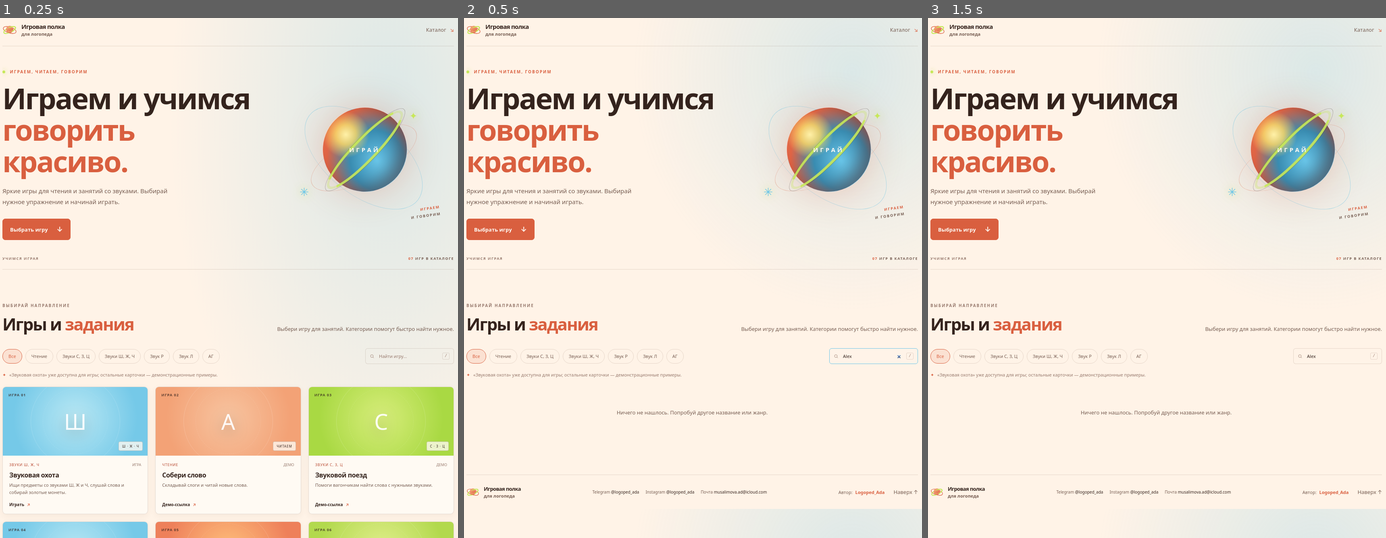
Above: before the commit, frames 1-3 (left to right).
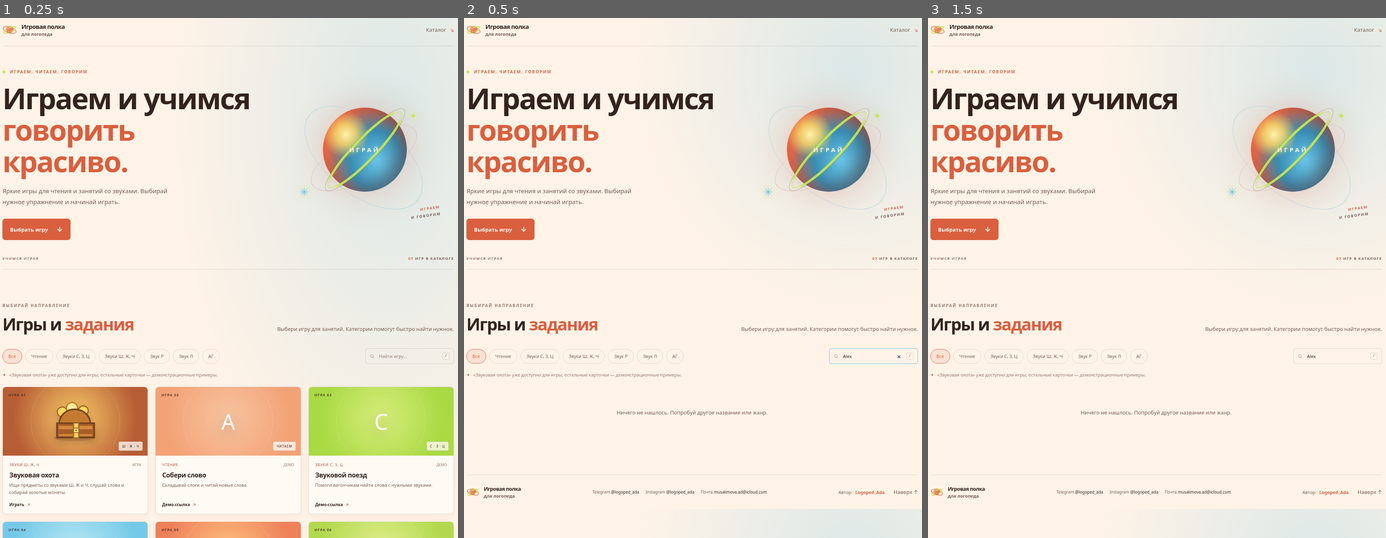
Above: after the commit, the same moments.

Repository: hrdgj2s7wz-hash/Logo_games
Game: browser game, page index.html
The game is run twice, just before and just after one commit, with the same random seed, the same clock (stepped at 60 frames per second) and the same inputs.
Inputs (mouse positions are in pixels of both pictures, inside the frame that each line leads up to):
- Up to frame 1 (0.25 s): no input
- Up to frame 2 (0.5 s): click (871, 356) at 0.27 s; type "Alex" at 0.27 s
- Up to frame 3 (1.5 s): click "Каталог ↘" at 1.27 s

The runs differ from the first frame. In frame 1, 4.2% of the frame differs, in the area x 0-33%, y 70-85%; in frame 2, nothing differs; in frame 3, nothing differs.

Commit message:
Add treasure chest cover for sound hunt
Co-authored-by: Copilot App <223556219+Copilot@users.noreply.github.com>

Diff:
--- a/script.js
+++ b/script.js
@@ -1,5 +1,5 @@
 const games = [
-  { title: "Звуковая охота", genre: "Звуки Ш, Ж, Ч", description: "Ищи предметы со звуками Ш, Ж и Ч, слушай слова и собирай золотые монеты.", symbol: "Ш", tag: "Ш · Ж · Ч", colors: ["#75c9e8", "#b9e8f4"], url: "./games/zvukovaya-ohota/index.html", isLive: true },
+  { title: "Звуковая охота", genre: "Звуки Ш, Ж, Ч", description: "Ищи предметы со звуками Ш, Ж и Ч, слушай слова и собирай золотые монеты.", symbol: "Ш", tag: "Ш · Ж · Ч", colors: ["#b75d35", "#f7c968"], url: "./games/zvukovaya-ohota/index.html", isLive: true, cover: "treasure" },
   { title: "Собери слово", genre: "Чтение", description: "Складывай слоги и читай новые слова.", symbol: "А", tag: "Читаем", colors: ["#f3a276", "#f7c4a0"], url: "https://example.com/" },
   { title: "Звуковой поезд", genre: "Звуки С, З, Ц", description: "Помоги вагончикам найти слова с нужными звуками.", symbol: "С", tag: "С · З · Ц", colors: ["#a9d943", "#d7ed7b"], url: "https://example.com/" },
   { title: "Шипящий лабиринт", genre: "Звуки Ш, Ж, Ч", description: "Ищи дорожку к картинкам со звуками Ш, Ж и Ч.", symbol: "Ш", tag: "Ш · Ж · Ч", colors: ["#75c9e8", "#b9e8f4"], url: "https://example.com/" },
@@ -31,10 +31,24 @@
 
   grid.innerHTML = visibleGames.map((game) => {
     const [startColor, endColor] = game.colors;
+    const coverArt = game.cover === "treasure"
+      ? `<svg class="treasure-chest" aria-hidden="true" viewBox="0 0 160 120">
+          <ellipse cx="78" cy="104" rx="54" ry="8" fill="#6b351f" opacity=".22"/>
+          <circle cx="45" cy="35" r="13" fill="#ffd95e" stroke="#a85d27" stroke-width="3"/>
+          <circle cx="71" cy="25" r="15" fill="#ffe998" stroke="#bd7814" stroke-width="3"/>
+          <circle cx="101" cy="32" r="13" fill="#ffd95e" stroke="#a85d27" stroke-width="3"/>
+          <path d="M37 67c0-22 18-39 41-39s42 17 42 39H37Z" fill="#c47a30" stroke="#70401f" stroke-width="4"/>
+          <path d="M31 65h99v38H31z" rx="7" fill="#a85d27" stroke="#70401f" stroke-width="4"/>
+          <path d="M36 72h89v9H36zm0 22h89v5H36z" fill="#d58a3d"/>
+          <path d="M75 64h14v40H75z" fill="#f5d166" stroke="#9c681e" stroke-width="3"/>
+          <path d="M75 78h14v12H75z" fill="#ffe28a" stroke="#9c681e" stroke-width="2"/>
+          <circle cx="82" cy="84" r="2" fill="#8b571a"/>
+        </svg>`
+      : `<span class="cover-symbol" aria-hidden="true">${game.symbol}</span>`;
     return `<article class="game-card">
       <div class="game-cover" style="background:radial-gradient(circle at 50% 45%,${endColor},${startColor} 76%)">
         <span class="cover-index">ИГРА ${String(games.indexOf(game) + 1).padStart(2, "0")}</span>
-        <span class="cover-symbol" aria-hidden="true">${game.symbol}</span><span class="cover-tag">${game.tag}</span>
+        ${coverArt}<span class="cover-tag">${game.tag}</span>
       </div>
       <div class="game-info"><div class="game-meta"><span class="game-genre">${game.genre}</span><span>${game.isLive ? "ИГРА" : "ДЕМО"}</span></div>
         <h3 class="game-title">${game.title}</h3><p class="game-description">${game.description}</p>
--- a/styles.css
+++ b/styles.css
@@ -86,6 +86,7 @@
 .game-cover::before { width: 220px; height: 220px; }
 .game-cover::after { width: 160px; height: 160px; border-style: dashed; opacity: .7; }
 .cover-symbol { color: rgba(255,255,255,.9); font-size: 54px; filter: drop-shadow(0 8px 18px rgba(0,0,0,.35)); }
+.treasure-chest { width: min(150px, 72%); height: 112px; overflow: visible; filter: drop-shadow(0 8px 8px rgba(68, 34, 17, .24)); }
 .cover-index { position: absolute; top: 13px; left: 14px; color: rgba(52,35,29,.78); font-size: 9px; font-weight: 700; letter-spacing: 1px; }
 .cover-tag { position: absolute; right: 12px; bottom: 12px; padding: 5px 8px; border: 1px solid rgba(52,35,29,.2); border-radius: 4px; background: rgba(255,250,243,.78); color: #34231d; font-size: 8px; letter-spacing: 1px; text-transform: uppercase; }
 .game-info { padding: 16px 16px 14px; }
